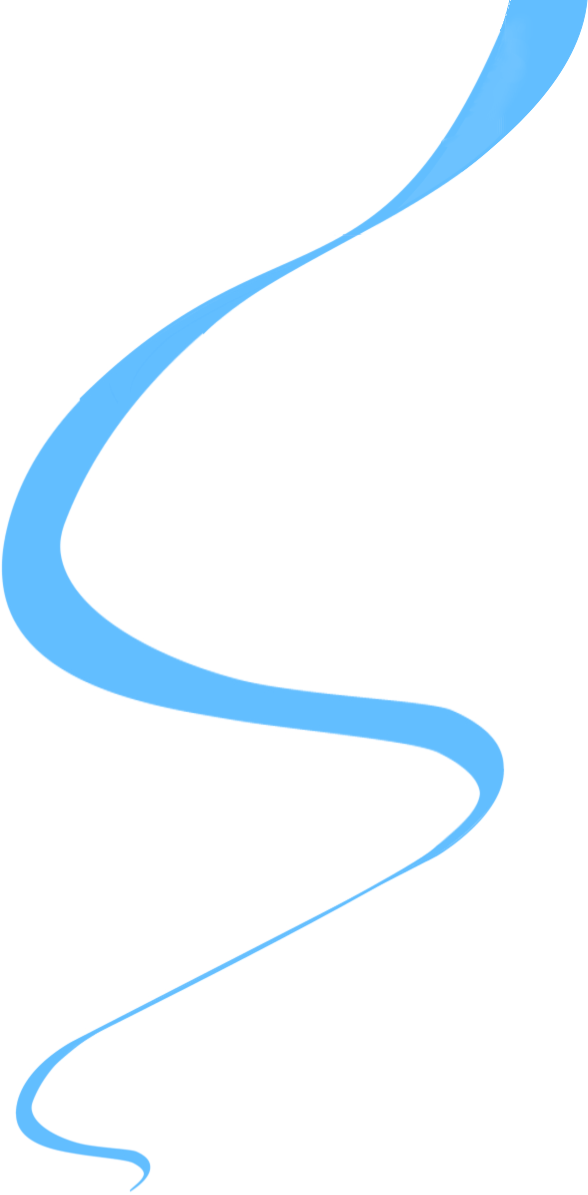
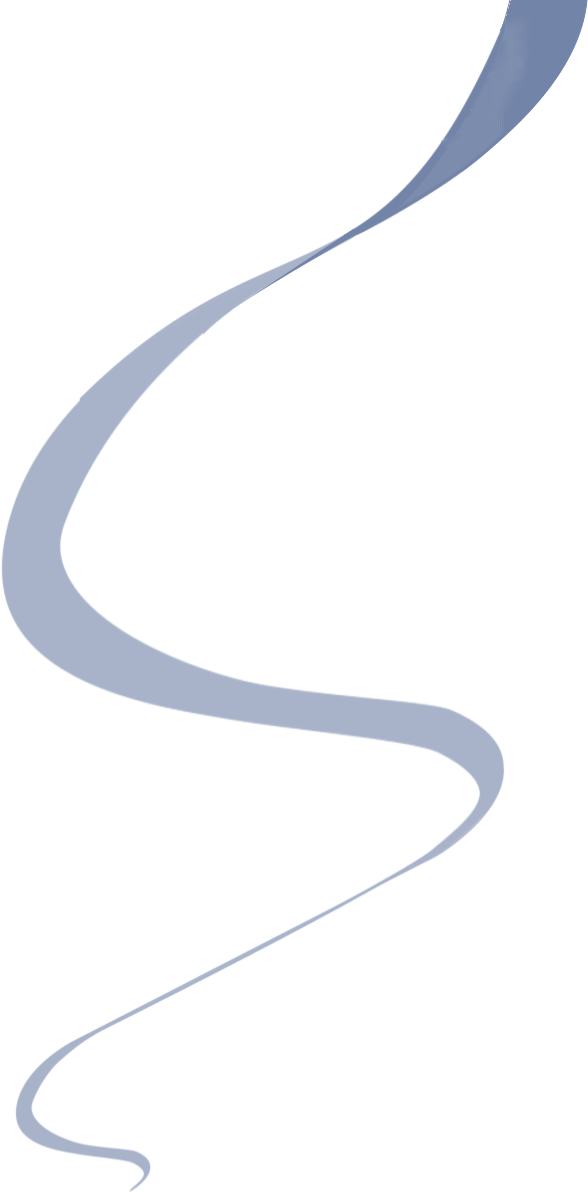
Layer changes from the first 588px x 1195px image to the second:
painted on "Camada colada" over (1, 0, 588, 1193)
added layer "Camada" over (1, 0, 588, 1193)
